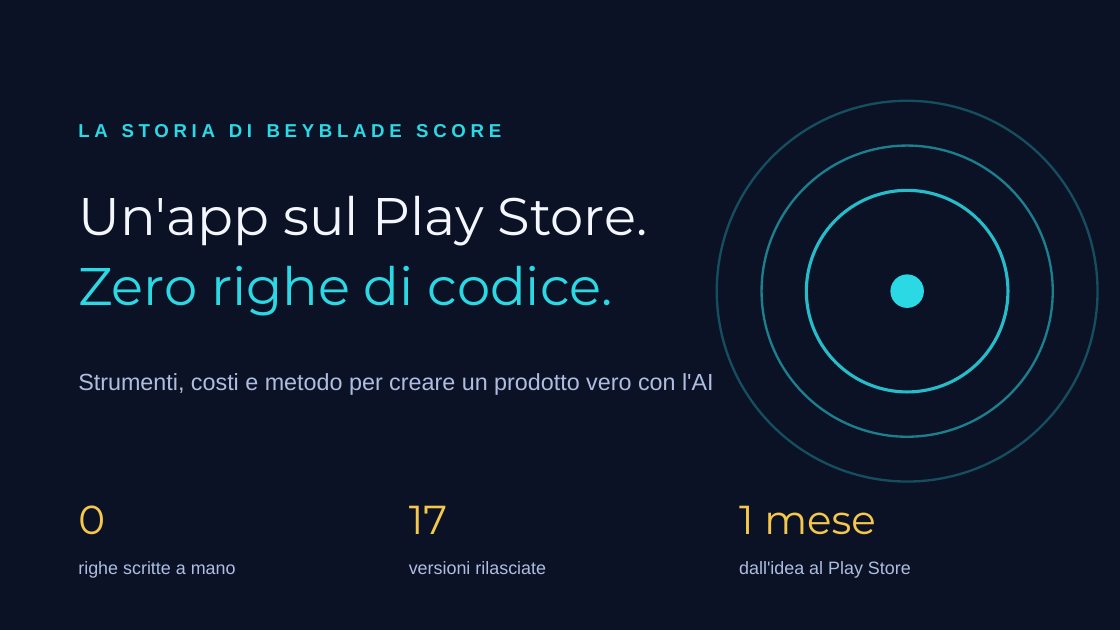
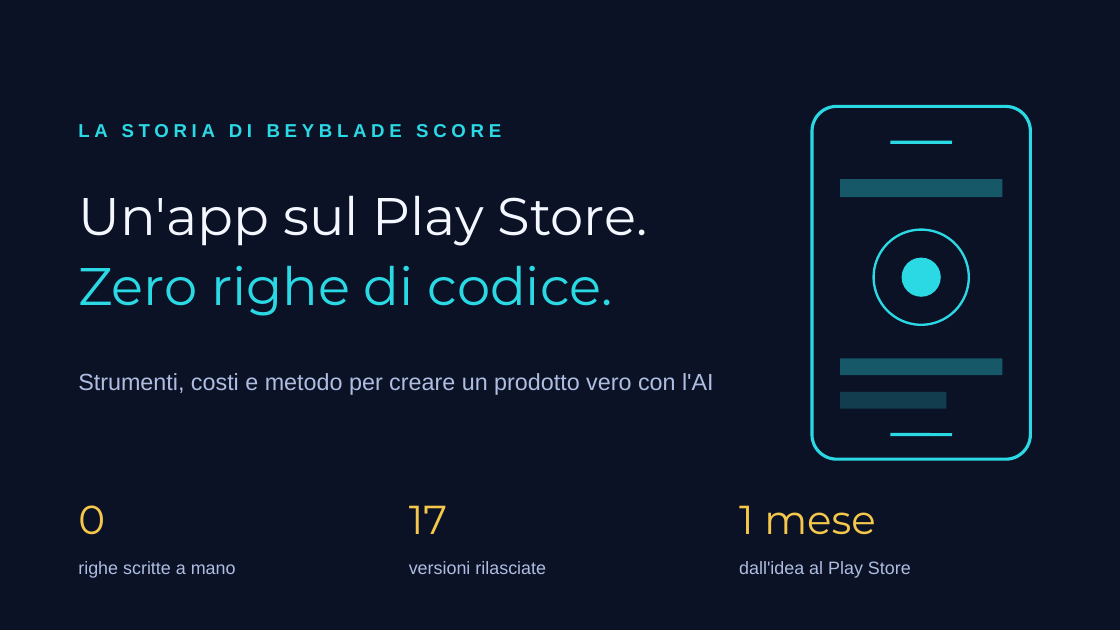
Before and after one commit to albertocabasvidani/beybladex-score, a slide deck: slide 1 of video/slide-video-ai.pptx. Drawn at 1120x630 pixels with LibreOffice and Linux fonts; fonts in the diff are those of the drawing. Boxes give left, top, right and bottom in pixels: in the first picture for what was removed or moved away, otherwise in the second. Text is boxed around its words. In the diff, an @@ line names an element or a change of style, - is before the commit and + after.

```diff
--- a/video/slide-video-ai.pptx
+++ b/video/slide-video-ai.pptx
@@ ellipse removed at bbox=[717, 101, 1098, 482] @@
@@ rounded rectangle added at bbox=[812, 106, 1030, 459], outline #2BD9E5 2 pt @@
@@ ellipse removed at bbox=[762, 146, 1053, 437] @@
@@ line added from (890, 142) to (952, 142), #2BD9E5 2 pt @@
@@ rectangle added at bbox=[840, 179, 1002, 197], fill #2BD9E5 at 35% opacity @@
@@ ellipse: place and size @@
-ellipse at bbox=[806, 190, 1008, 392]
+ellipse at bbox=[874, 230, 969, 325]
@@ ellipse at bbox=[874, 230, 969, 325]: outline #2BD9E5 2 pt to #2BD9E5 1.5 pt @@
@@ ellipse: place and size @@
-ellipse at bbox=[890, 274, 924, 308]
+ellipse at bbox=[902, 258, 941, 297]
@@ rectangle added at bbox=[840, 358, 1002, 375], fill #2BD9E5 at 35% opacity @@
@@ rectangle added at bbox=[840, 392, 946, 409], fill #2BD9E5 at 22% opacity @@
@@ line added from (890, 435) to (952, 435), #2BD9E5 2 pt @@
```
Also in this commit, not shown: 1 other file.
